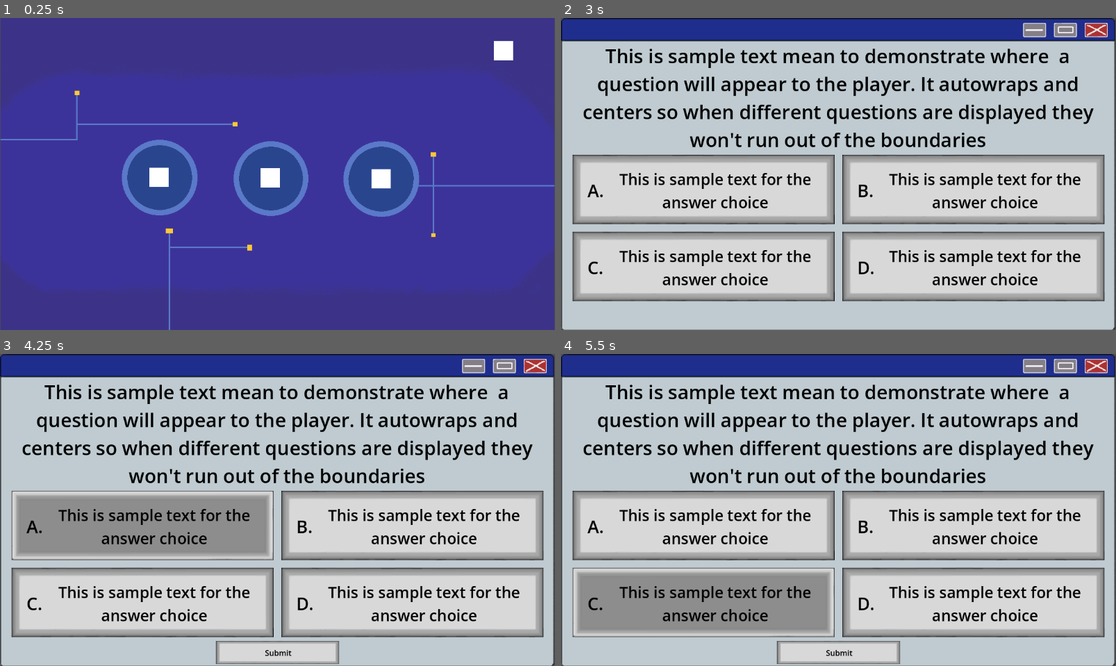
Above: before the commit, frames 1-4 (two rows, left to right).
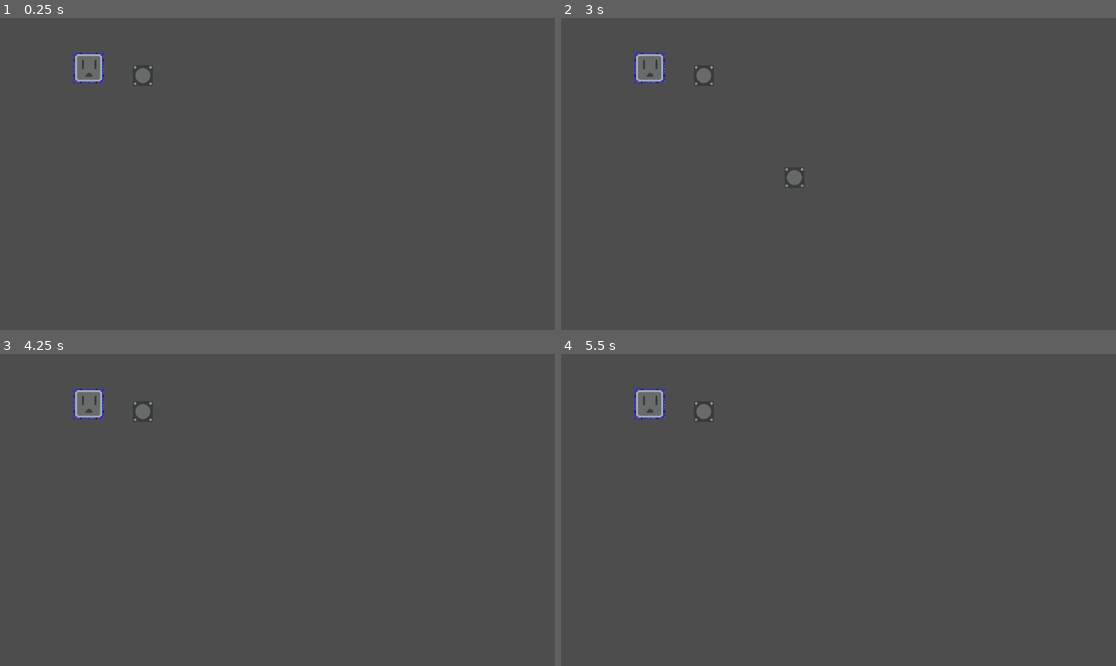
Above: after the commit, the same moments.

Repository: CalebJoines/Computer-Castle
Game: Godot game, scene res://Scenes/dragtest.tscn
Same seed, same stepped clock (60 frames per second), same inputs: the game is played once before the commit and once after it. Before the commit the project starts from res://Scenes/resource_picker.tscn.
Inputs (mouse positions are in pixels of both pictures, inside the frame that each line leads up to):
- Up to frame 1 (0.25 s): no input
- Up to frame 2 (3 s): click (705, 77) at 0.52 s; click (705, 77) at 1.27 s; click (705, 77) at 2.02 s; tap Enter at 2.75 s; drag from (721, 177) to (943, 180) at 2.77 s
- Up to frame 3 (4.25 s): drag from (144, 525) to (410, 525) at 3.52 s
- Up to frame 4 (5.5 s): tap Space at 4.25 s; click (971, 525) at 4.42 s; drag from (705, 603) to (971, 603) at 5.02 s

The runs differ from the first frame. In frame 1, 100% of the frame differs, in the area x 0-100%, y 0-100%; in frame 2, 97%; in frame 3, 98%; in frame 4, 98%.

Commit message:
complete rebuild of tower menu (almost working)

Diff:
--- a/computer-castle-/Scenes/TowerMenu/test_tower_panel.tscn
+++ /dev/null
@@ -1,18 +0,0 @@
-[gd_scene format=3 uid="uid://dyhehx74ejbwb"]
-
-[ext_resource type="Texture2D" uid="uid://3n6gbga1mqtb" path="res://Sprites/Tower Sprites/TowerBase.png" id="2_76q86"]
-
-[node name="TestTowerPanel" type="Panel" unique_id=1788125950]
-offset_left = -24.0
-offset_top = -24.0
-offset_right = 40.0
-offset_bottom = 40.0
-
-[node name="Sprite2D" type="Sprite2D" parent="." unique_id=2063676164]
-texture_filter = 1
-position = Vector2(-7, -6)
-scale = Vector2(1.2, 1.2)
-texture = ExtResource("2_76q86")
-centered = false
-
-[connection signal="gui_input" from="." to="." method="_on_gui_input"]
--- a/computer-castle-/Scenes/TowerMenu/tower_shop.tscn
+++ /dev/null
@@ -1,36 +0,0 @@
-[gd_scene format=3 uid="uid://b3nd5dmhc04mj"]
-
-[ext_resource type="PackedScene" uid="uid://dyhehx74ejbwb" path="res://Scenes/TowerMenu/test_tower_panel.tscn" id="1_3u5pw"]
-
-[node name="TowerShop" type="CanvasLayer" unique_id=1726768446]
-
-[node name="Panel" type="Panel" parent="." unique_id=1204488378]
-anchors_preset = 6
-anchor_left = 1.0
-anchor_top = 0.5
-anchor_right = 1.0
-anchor_bottom = 0.5
-offset_left = -88.0
-offset_top = -308.0
-offset_bottom = 316.0
-grow_horizontal = 0
-grow_vertical = 2
-
-[node name="FlowContainer" type="FlowContainer" parent="Panel" unique_id=162530133]
-layout_mode = 1
-anchors_preset = -1
-anchor_left = 0.056
-anchor_top = 0.013
-anchor_right = 0.056
-anchor_bottom = 0.013
-offset_left = -0.51200104
-offset_top = -4.1120005
-offset_right = 75.07198
-offset_bottom = 603.888
-theme_override_constants/h_separation = 132
-theme_override_constants/v_separation = 64
-last_wrap_alignment = 3
-vertical = true
-
-[node name="TestTowerPanel" parent="Panel/FlowContainer" unique_id=1788125950 instance=ExtResource("1_3u5pw")]
-layout_mode = 2
--- /dev/null
+++ b/computer-castle-/Scenes/dragtest.tscn
@@ -0,0 +1,17 @@
+[gd_scene format=3 uid="uid://bsa054fnwnjwx"]
+
+[ext_resource type="PackedScene" uid="uid://27okq7sh52dx" path="res://Scenes/tower_menu.tscn" id="1_y1lcs"]
+[ext_resource type="PackedScene" uid="uid://1wmo8smiwhii" path="res://Scenes/tower_slot_area.tscn" id="2_klqms"]
+
+[node name="dragtest" type="Node2D" unique_id=148265052]
+position = Vector2(232, 72)
+
+[node name="TowerMenu" parent="." unique_id=1471395188 instance=ExtResource("1_y1lcs")]
+offset_left = 32.0
+offset_top = 16.0
+offset_right = 72.0
+offset_bottom = 56.0
+metadata/_edit_use_anchors_ = true
+
+[node name="TowerSlotArea" parent="." unique_id=1382307671 instance=ExtResource("2_klqms")]
+position = Vector2(-48, 32)
--- a/computer-castle-/Scenes/game.tscn
+++ b/computer-castle-/Scenes/game.tscn
@@ -2,7 +2,8 @@
 
 [ext_resource type="Texture2D" uid="uid://bt8o3twbusjci" path="res://Sprites/Environment Sprites/Paths Spritesheet.png" id="1_qxrlw"]
 [ext_resource type="Texture2D" uid="uid://brudjts5cxjux" path="res://Sprites/Environment Sprites/outlet tile.png" id="2_wrm1d"]
-[ext_resource type="PackedScene" uid="uid://b3nd5dmhc04mj" path="res://Scenes/TowerMenu/tower_shop.tscn" id="3_wrm1d"]
+[ext_resource type="PackedScene" uid="uid://27okq7sh52dx" path="res://Scenes/tower_menu.tscn" id="5_i6g32"]
+[ext_resource type="PackedScene" uid="uid://1wmo8smiwhii" path="res://Scenes/tower_slot_area.tscn" id="6_1l0tm"]
 
 [sub_resource type="TileSetAtlasSource" id="TileSetAtlasSource_3dryh"]
 texture = ExtResource("1_qxrlw")
@@ -49,5 +50,13 @@
 format = 2
 layer_0/tile_data = PackedInt32Array(589837, 196608, 1, 524301, 131072, 1, 458765, 196608, 1, 393229, 131072, 1, 327693 …(13208 unchanged characters)…
 
-[node name="TowerShop" parent="." unique_id=1726768446 instance=ExtResource("3_wrm1d")]
-unique_name_in_owner = true
+[node name="TowerSlotArea" parent="." unique_id=1382307671 groups=["slots"] instance=ExtResource("6_1l0tm")]
+position = Vector2(768, 168)
+
+[node name="CanvasLayer" type="CanvasLayer" parent="." unique_id=23494926]
+
+[node name="TowerMenu" parent="CanvasLayer" unique_id=1471395188 instance=ExtResource("5_i6g32")]
+offset_left = 808.0
+offset_top = 136.0
+offset_right = 872.0
+offset_bottom = 200.0
--- /dev/null
+++ b/computer-castle-/Scenes/test_tower_area.tscn
@@ -0,0 +1,19 @@
+[gd_scene format=3 uid="uid://dpup33lh2kg7o"]
+
+[ext_resource type="Script" uid="uid://ddyc8lkelnrej" path="res://Scripts/test_tower_area.gd" id="1_7bet4"]
+[ext_resource type="Texture2D" uid="uid://3n6gbga1mqtb" path="res://Sprites/Tower Sprites/TowerBase.png" id="1_lfqyg"]
+
+[sub_resource type="RectangleShape2D" id="RectangleShape2D_7bet4"]
+size = Vector2(64, 64)
+
+[node name="TestTowerArea" type="Area2D" unique_id=1143239560]
+script = ExtResource("1_7bet4")
+
+[node name="CollisionShape2D" type="CollisionShape2D" parent="." unique_id=1473779165]
+shape = SubResource("RectangleShape2D_7bet4")
+
+[node name="Sprite2D" type="Sprite2D" parent="." unique_id=1305771618]
+texture_filter = 1
+texture = ExtResource("1_lfqyg")
+
+[connection signal="input_event" from="." to="." method="_on_input_event"]
--- /dev/null
+++ b/computer-castle-/Scenes/tower_menu.tscn
@@ -0,0 +1,26 @@
+[gd_scene format=3 uid="uid://27okq7sh52dx"]
+
+[ext_resource type="Script" uid="uid://cyeowlutw7fu1" path="res://Scripts/tower_menu.gd" id="1_on2a2"]
+[ext_resource type="PackedScene" uid="uid://dpup33lh2kg7o" path="res://Scenes/test_tower_area.tscn" id="2_i8h0h"]
+[ext_resource type="Texture2D" uid="uid://3n6gbga1mqtb" path="res://Sprites/Tower Sprites/TowerBase.png" id="2_vhddo"]
+
+[node name="TowerMenu" type="Control" unique_id=1471395188]
+layout_mode = 3
+anchors_preset = 0
+offset_right = 64.0
+offset_bottom = 64.0
+script = ExtResource("1_on2a2")
+tower_scene = ExtResource("2_i8h0h")
+
+[node name="VBoxContainer" type="VBoxContainer" parent="." unique_id=1871581944]
+layout_mode = 0
+offset_right = 40.0
+offset_bottom = 40.0
+
+[node name="TowerButon" type="TextureButton" parent="VBoxContainer" unique_id=1118031082]
+texture_filter = 1
+layout_mode = 2
+action_mode = 0
+texture_normal = ExtResource("2_vhddo")
+
+[connection signal="pressed" from="VBoxContainer/TowerButon" to="." method="_on_tower_buton_pressed"]
--- /dev/null
+++ b/computer-castle-/Scenes/tower_slot_area.tscn
@@ -0,0 +1,17 @@
+[gd_scene format=3 uid="uid://1wmo8smiwhii"]
+
+[ext_resource type="Script" uid="uid://yadoxet0k4gn" path="res://Scripts/tower_slot_area.gd" id="1_81m5x"]
+[ext_resource type="Texture2D" uid="uid://brudjts5cxjux" path="res://Sprites/Environment Sprites/outlet tile.png" id="1_bxpw8"]
+
+[sub_resource type="RectangleShape2D" id="RectangleShape2D_81m5x"]
+size = Vector2(64, 64)
+
+[node name="TowerSlotArea" type="Area2D" unique_id=1382307671]
+script = ExtResource("1_81m5x")
+
+[node name="Sprite2D" type="Sprite2D" parent="." unique_id=1627276067]
+texture_filter = 1
+texture = ExtResource("1_bxpw8")
+
+[node name="CollisionShape2D" type="CollisionShape2D" parent="." unique_id=715173360]
+shape = SubResource("RectangleShape2D_81m5x")
--- /dev/null
+++ b/computer-castle-/Scripts/test_tower_area.gd
@@ -0,0 +1,22 @@
+extends Area2D
+
+var dragging := true
+
+func _process(delta):
+	if dragging:
+		global_position = get_global_mouse_position()
+
+func try_place():
+	for slot in get_tree().get_nodes_in_group("slots"):
+		if slot.can_place_tower() and slot.global_position.distance_to(global_position) < 32:
+			slot.place_tower(self)
+			dragging = false
+			modulate = Color(1,1,1,1)
+			return
+
+	queue_free()
+
+func _on_input_event(viewport: Node, event: InputEvent, shape_idx: int) -> void:
+	if event is InputEventMouseButton and event.button_index == MOUSE_BUTTON_LEFT:
+		if not event.pressed:
+			try_place()
--- /dev/null
+++ b/computer-castle-/Scripts/tower_menu.gd
@@ -0,0 +1,10 @@
+extends Control
+#tower menu
+@export var tower_scene: PackedScene
+
+
+func _on_tower_buton_pressed() -> void:
+	if tower_scene:
+		var tower_instance = tower_scene.instantiate()
+		tower_instance.modulate = Color(1,1,1,0.5)  # semi-transparent preview
+		get_tree().current_scene.add_child(tower_instance)
--- /dev/null
+++ b/computer-castle-/Scripts/tower_slot_area.gd
@@ -0,0 +1,13 @@
+extends Area2D
+
+var is_occupied = false
+var current_tower = null
+
+func can_place_tower() -> bool:
+	return not is_occupied
+
+func place_tower(tower):
+	if can_place_tower():
+		current_tower = tower
+		tower.position = position
+		is_occupied = true
--- a/computer-castle-/project.godot
+++ b/computer-castle-/project.godot
@@ -11,7 +11,7 @@
 [application]
 
 config/name="Computer Castle"
-run/main_scene="uid://ch3fckar38htm"
+run/main_scene="uid://bsa054fnwnjwx"
 config/features=PackedStringArray("4.6", "Forward Plus")
 config/icon="res://icon.svg"
 
Not shown, added: computer-castle-/Scripts/test_tower_area.gd.uid
Not shown, added: computer-castle-/Scripts/tower_menu.gd.uid
Not shown, added: computer-castle-/Scripts/tower_slot_area.gd.uid
